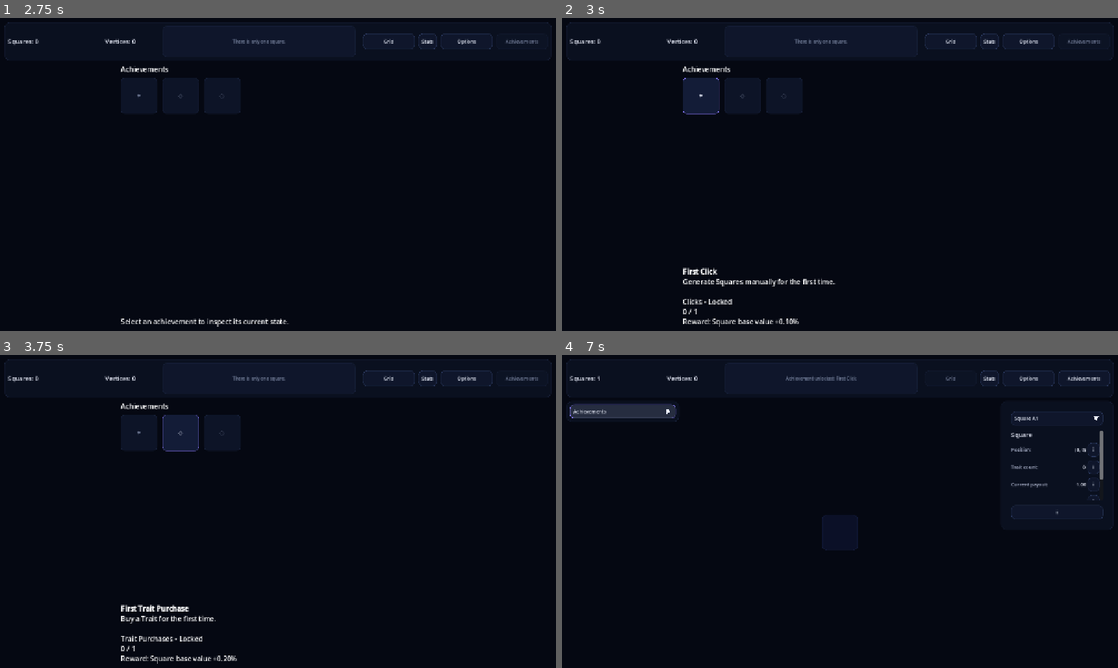
Above: before the commit, frames 1-4 (two rows, left to right).
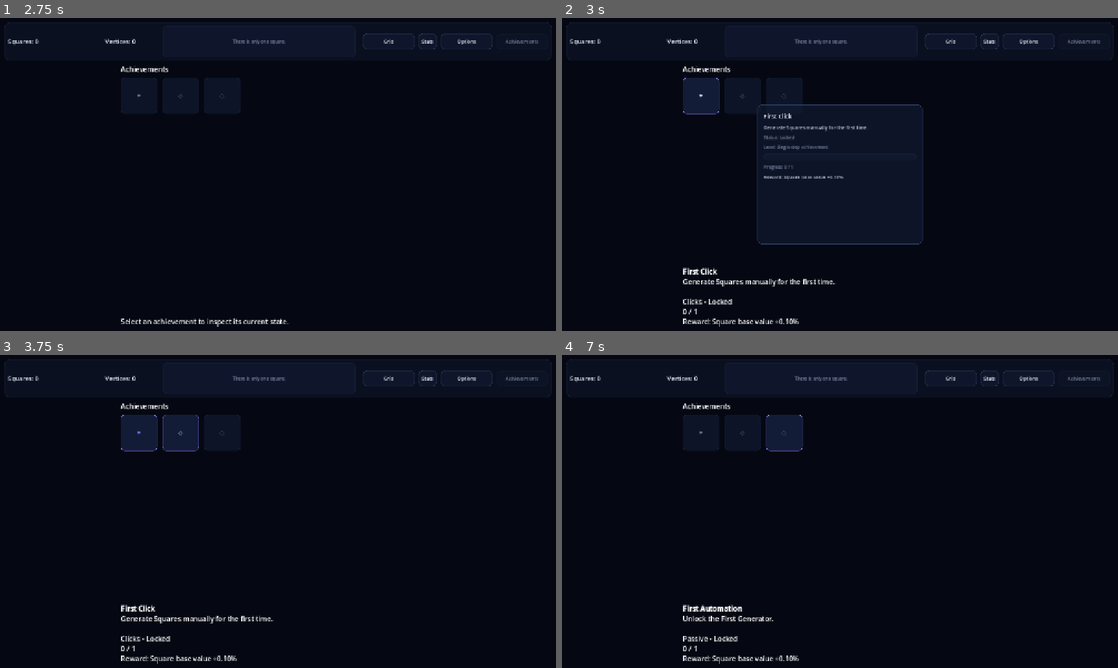
Above: after the commit, the same moments.

Repository: franciscoCapa27/Squared_2
Game: Godot game, scene res://scenes/main/Main.tscn
The game is run twice, just before and just after one commit, with the same random seed, the same clock (stepped at 60 frames per second) and the same inputs.
Inputs (mouse positions are in pixels of both pictures, inside the frame that each line leads up to):
- Up to frame 1 (2.75 s): click "Stats" at 0.5 s; click "Grid" at 1.25 s; click "Achievements" at 2 s
- Up to frame 2 (3 s): click "✦" at 2.75 s
- Up to frame 3 (3.75 s): click "◇" at 3.5 s
- Up to frame 4 (7 s): click "◌" at 4.25 s; click "Grid" at 5 s; click (840, 533) at 5.77 s; click (623, 411) at 6.5 s, where only the run before the commit has a clickable "Achievements"

Frame 1 is identical in both runs. In frame 2, 1.8% of the frame differs, in the area x 35-65%, y 27-73%; in frame 3, 0.7%; in frame 4, 4.9%, in the area x 1-99%, y 4-99%.

Commit message:
feat(ui): add Achievement detail popup (#187)

Diff:
--- a/squared-2/scenes/main/Main.tscn
+++ b/squared-2/scenes/main/Main.tscn
@@ -694,6 +694,12 @@
 text = "Select an achievement to inspect its current state."
 fit_content = true
 
+[node name="AchievementDetailHelp" parent="RootMargin/MainVBox/BodyHBox/CenterPageRoot/AchievementsPage" instance=ExtResource("10_contextual_help")]
+unique_name_in_owner = true
+visible = false
+help_title = "Achievement"
+help_detail = "Achievement details"
+
 [node name="StatsPage" type="PanelContainer" parent="RootMargin/MainVBox/BodyHBox/CenterPageRoot" unique_id=658308862]
 unique_name_in_owner = true
 visible = false
--- a/squared-2/scripts/ui/achievements_page.gd
+++ b/squared-2/scripts/ui/achievements_page.gd
@@ -7,6 +7,7 @@
 @onready var achievements_description: RichTextLabel = %AchievementsDescription
 @onready var achievement_grid: GridContainer = %AchievementGrid
 @onready var achievement_selection_detail: RichTextLabel = %AchievementSelectionDetail
+@onready var achievement_detail_help: ContextualHelp = %AchievementDetailHelp
 
 var achievement_tile_scene: PackedScene = preload("res://scenes/ui/AchievementIconTile.tscn")
 var achievement_tiles: Dictionary = {}
@@ -178,6 +179,68 @@
 func _on_achievement_selected(achievement_id: String) -> void:
 	selected_achievement_id = achievement_id
 	refresh()
+	_open_achievement_detail()
+
+
+func _open_achievement_detail() -> void:
+	var achievement: AchievementDefinition = AchievementDatabase.get_achievement(selected_achievement_id)
+	if achievement == null or not achievement_tiles.has(selected_achievement_id):
+		return
+
+	var detail_content: VBoxContainer = VBoxContainer.new()
+	ThemeLayoutHelper.apply_box_separation(detail_content, "section_gap")
+
+	var description_label: Label = Label.new()
+	description_label.text = achievement.description
+	description_label.autowrap_mode = TextServer.AUTOWRAP_WORD_SMART
+	description_label.size_flags_horizontal = Control.SIZE_EXPAND_FILL
+	ThemeTextHelper.apply_body_label(description_label)
+	detail_content.add_child(description_label)
+
+	var status_label: Label = Label.new()
+	status_label.text = "Status: %s" % (
+		"Unlocked" if AchievementSystem.is_achievement_unlocked(achievement.id) else "Locked"
+	)
+	ThemeTextHelper.apply_detail_label(status_label)
+	detail_content.add_child(status_label)
+
+	var level_label: Label = Label.new()
+	level_label.text = "Level: Single-step achievement"
+	ThemeTextHelper.apply_detail_label(level_label)
+	detail_content.add_child(level_label)
+
+	var progress_bar: ProgressBar = ProgressBar.new()
+	progress_bar.custom_minimum_size = Vector2(0, 12)
+	progress_bar.max_value = 1.0
+	progress_bar.value = AchievementSystem.get_progress_ratio(achievement)
+	progress_bar.show_percentage = false
+	progress_bar.add_theme_stylebox_override("background", ThemeSystem.make_style_box(
+		ThemeSystem.get_color("surface_soft"),
+		ThemeSystem.get_color("border_soft"),
+		8,
+		1
+	))
+	progress_bar.add_theme_stylebox_override("fill", ThemeSystem.make_style_box(
+		ThemeSystem.get_color("accent_primary"),
+		ThemeSystem.get_color("accent_primary"),
+		8,
+		0
+	))
+	detail_content.add_child(progress_bar)
+
+	var progress_label: Label = Label.new()
+	progress_label.text = "Progress: %s" % AchievementSystem.get_progress_text(achievement)
+	ThemeTextHelper.apply_detail_label(progress_label)
+	detail_content.add_child(progress_label)
+
+	var reward_label: Label = Label.new()
+	reward_label.text = _get_reward_text(achievement)
+	reward_label.autowrap_mode = TextServer.AUTOWRAP_WORD_SMART
+	reward_label.size_flags_horizontal = Control.SIZE_EXPAND_FILL
+	ThemeTextHelper.apply_body_label(reward_label)
+	detail_content.add_child(reward_label)
+
+	achievement_detail_help.open_centered_detail(achievement.display_name, detail_content)
 
 
 func _on_achievement_unlocked(_achievement_id: String) -> void:
--- a/squared-2/scripts/ui/contextual_help.gd
+++ b/squared-2/scripts/ui/contextual_help.gd
@@ -13,6 +13,7 @@
 static var _active_layer: CanvasLayer
 
 var _popup: PanelContainer
+var _popup_centered: bool = false
 
 
 func _ready() -> void:
@@ -43,8 +44,19 @@
 	_on_pressed()
 
 
+func open_centered_detail(popup_title: String, custom_content: Control) -> void:
+	help_title = popup_title
+	_close_active()
+	_open_popup_with_content(custom_content, true)
+
+
 func _open_popup() -> void:
+	_open_popup_with_content(null, false)
+
+
+func _open_popup_with_content(custom_content: Control, centered: bool) -> void:
 	_active_help = self
+	_popup_centered = centered
 	_active_layer = CanvasLayer.new()
 	_active_layer.layer = 100
 	get_tree().root.add_child(_active_layer)
@@ -61,12 +73,12 @@
 	_popup.name = "ContextualHelpPopup"
 	_popup.mouse_filter = Control.MOUSE_FILTER_STOP
 	_popup.gui_input.connect(_on_popup_gui_input)
-	_active_popup_setup(overlay)
+	_active_popup_setup(overlay, custom_content)
 	_apply_popup_theme()
 	_position_popup.call_deferred()
 
 
-func _active_popup_setup(overlay: Control) -> void:
+func _active_popup_setup(overlay: Control, custom_content: Control = null) -> void:
 	var viewport_size: Vector2 = get_viewport().get_visible_rect().size
 	var available_width: float = maxf(0.0, viewport_size.x - POPUP_MARGIN * 2.0)
 	var available_height: float = maxf(0.0, viewport_size.y - POPUP_MARGIN * 2.0)
@@ -100,16 +112,24 @@
 	detail_scroll.horizontal_scroll_mode = ScrollContainer.SCROLL_MODE_DISABLED
 	content.add_child(detail_scroll)
 
-	var detail_label: Label = Label.new()
-	detail_label.text = help_detail
-	detail_label.autowrap_mode = TextServer.AUTOWRAP_WORD_SMART
-	detail_label.size_flags_horizontal = Control.SIZE_EXPAND_FILL
-	detail_label.custom_minimum_size = Vector2(
-		maxf(0.0, popup_width - ThemeSystem.get_spacing("inner_margin") * 2.0),
-		0.0
-	)
-	ThemeTextHelper.apply_body_label(detail_label)
-	detail_scroll.add_child(detail_label)
+	if custom_content != null:
+		custom_content.size_flags_horizontal = Control.SIZE_EXPAND_FILL
+		custom_content.custom_minimum_size = Vector2(
+			maxf(0.0, popup_width - ThemeSystem.get_spacing("inner_margin") * 2.0),
+			0.0
+		)
+		detail_scroll.add_child(custom_content)
+	else:
+		var detail_label: Label = Label.new()
+		detail_label.text = help_detail
+		detail_label.autowrap_mode = TextServer.AUTOWRAP_WORD_SMART
+		detail_label.size_flags_horizontal = Control.SIZE_EXPAND_FILL
+		detail_label.custom_minimum_size = Vector2(
+			maxf(0.0, popup_width - ThemeSystem.get_spacing("inner_margin") * 2.0),
+			0.0
+		)
+		ThemeTextHelper.apply_body_label(detail_label)
+		detail_scroll.add_child(detail_label)
 
 
 func _position_popup() -> void:
@@ -122,6 +142,12 @@
 	var x: float = trigger_rect.position.x
 	var y: float = trigger_rect.end.y + POPUP_GAP
 
+	if _popup_centered:
+		x = viewport_rect.position.x + (viewport_rect.size.x - popup_size.x) * 0.5
+		y = viewport_rect.position.y + (viewport_rect.size.y - popup_size.y) * 0.5
+		_popup.position = Vector2(floor(x), floor(y))
+		return
+
 	if y + popup_size.y > viewport_rect.end.y - POPUP_MARGIN:
 		y = trigger_rect.position.y - popup_size.y - POPUP_GAP
 
@@ -155,6 +181,7 @@
 	_active_layer = null
 	_active_help = null
 	_popup = null
+	_popup_centered = false
 
 
 func _get_explanation() -> String:
